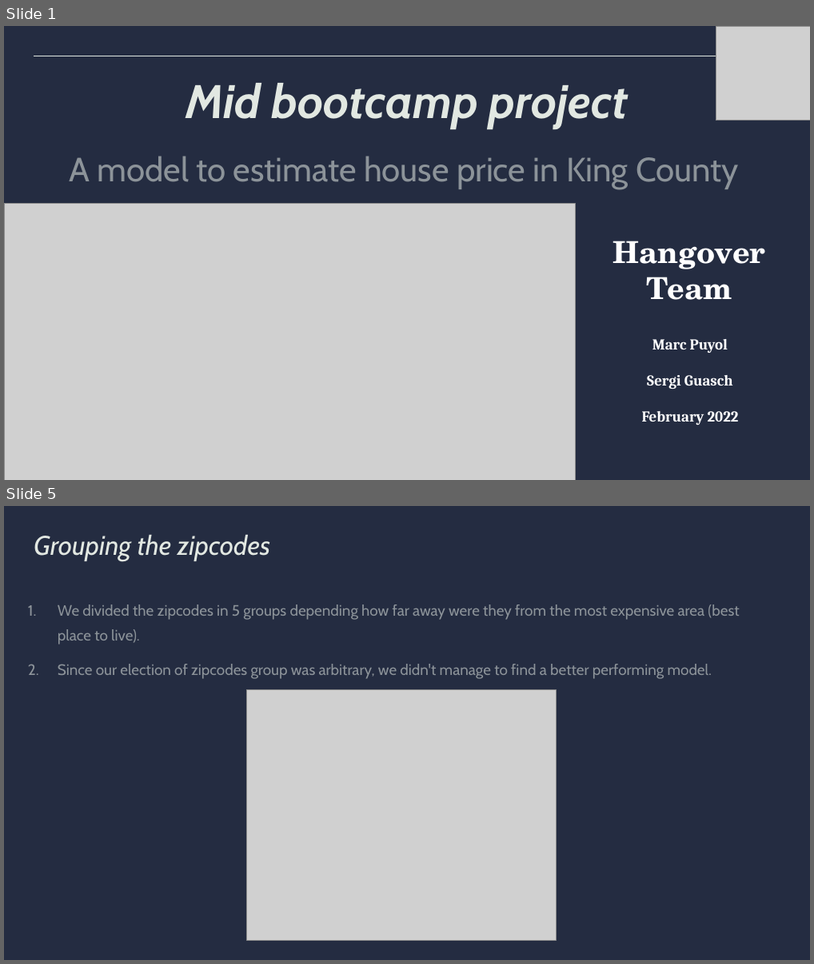
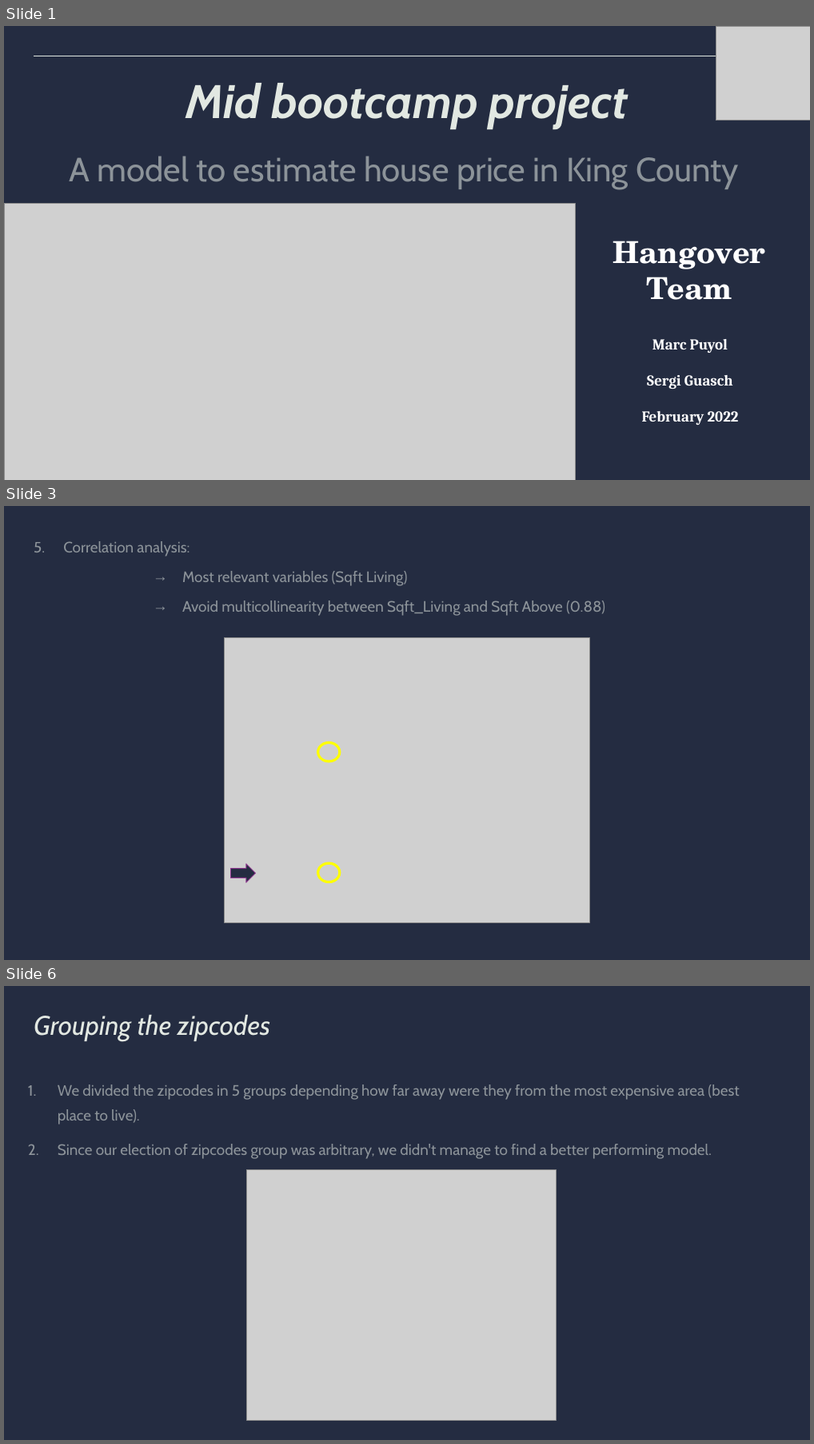
Before and after one commit to SergiGuasch/hangover, a slide deck: Presentation_Hangover.pptx. Shown one above the other, each under a label of ours: slides 1 and 5 before the commit, slides 1, 3 and 6 after it; the slides between them are not shown. The pictures are 814x964 and 814x1444 pixels, drawn with LibreOffice and Linux fonts; fonts in the diff are those of the drawing; grey boxes stand for pictures. Boxes give left, top, right and bottom in pixels: in the first picture for what was removed or moved away, otherwise in the second. Text is boxed around its words. In the diff, an @@ line names an element or a change of style, - is before the commit and + after.

```diff
--- a/Presentation_Hangover.pptx
+++ b/Presentation_Hangover.pptx
@@ slide 3 added at <box>4,506,810,960</box>, background #242C41 @@
@@ text added at <box>63,541,606,616</box>, 18 pt, text #E2E8E2 at 55% opacity @@
+5. Correlation analysis:
+        → Most relevant variables (Sqft Living)
+        → Avoid multicollinearity between Sqft_Living and Sqft Above (0.88)
@@ picture added at <box>225,637,590,922</box> @@
@@ ellipse added at <box>318,743,340,761</box>, outline #FFFF00 3 pt @@
@@ right arrow added at <box>231,864,256,882</box>, fill #242C41, outline #903990 0.85 pt @@
@@ ellipse added at <box>318,863,340,882</box>, outline #FFFF00 3 pt @@
@@ what was slide 5 is now slide 6 @@
```
Also in this commit, not shown: 3 slides changed, 1 other slide added.
